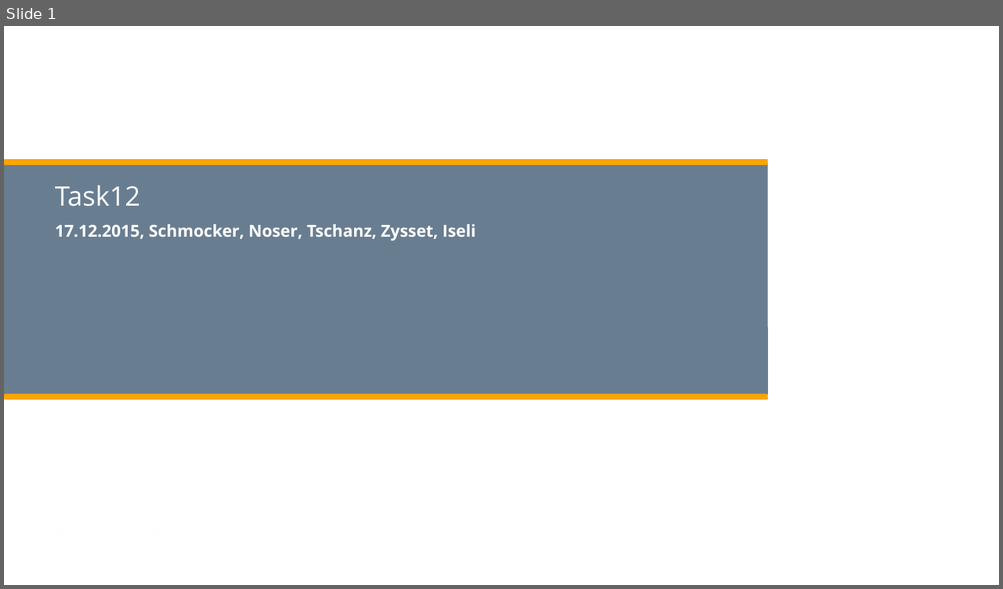
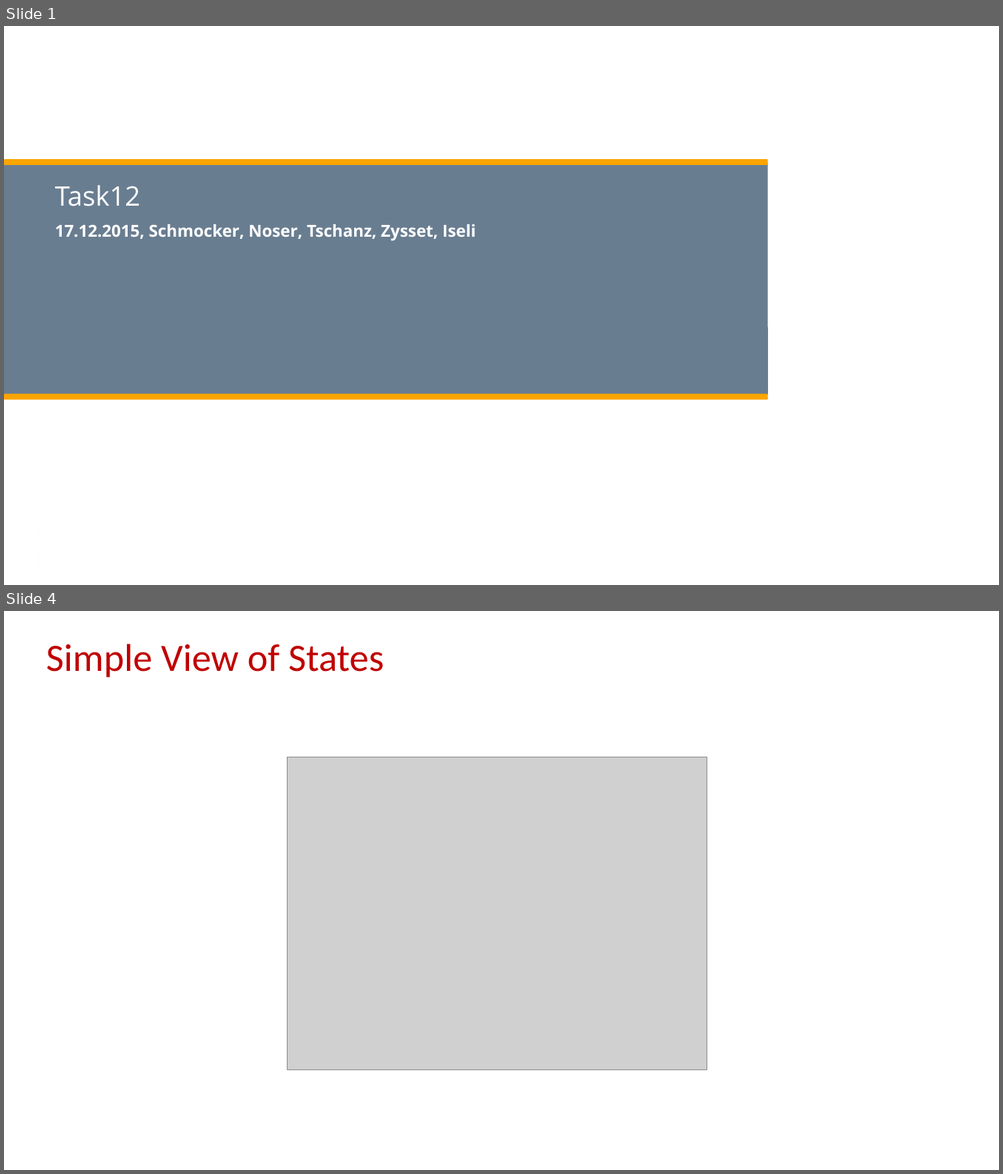
Before and after one commit to zyssm4/ch.bfh.btx8081.w2015.red, a slide deck: doc/Task12/Task 12.pptx. Shown one above the other, each under a label of ours: slide 1 before the commit, slides 1 and 4 after it; the slides between them are not shown. The pictures are 1003x589 and 1003x1174 pixels, drawn with LibreOffice and Linux fonts; fonts in the diff are those of the drawing; grey boxes stand for pictures; background and template pictures are left out. Boxes give left, top, right and bottom in pixels: in the first picture for what was removed or moved away, otherwise in the second. Text is boxed around its words. In the diff, an @@ line names an element or a change of style, - is before the commit and + after.

```diff
--- a/doc/Task12/Task 12.pptx
+++ b/doc/Task12/Task 12.pptx
@@ slide 4 added at [4,611,999,1170], background #FFFFFF @@
@@ text added at [46,644,384,678], 37.4 pt, text #C00000 @@
+Simple View of States
@@ picture added at [287,758,707,1071] @@
```
Also in this commit, not shown: 1 slide changed, 5 other slides added, 2 slides removed.
